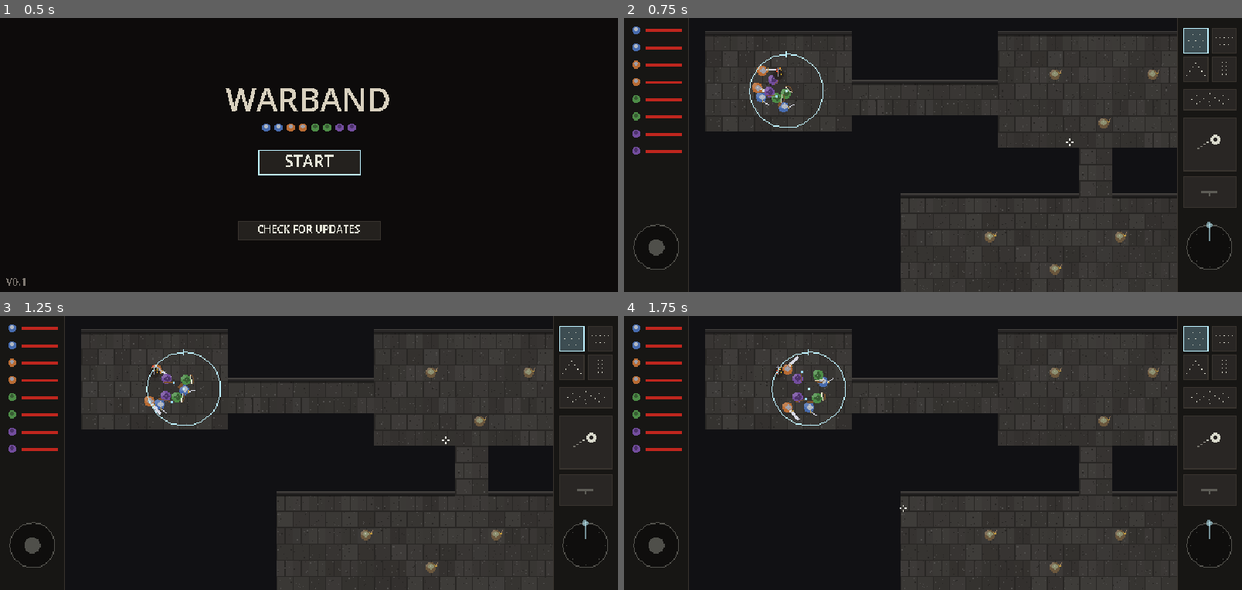
Above: before the commit, frames 1-4 (two rows, left to right).
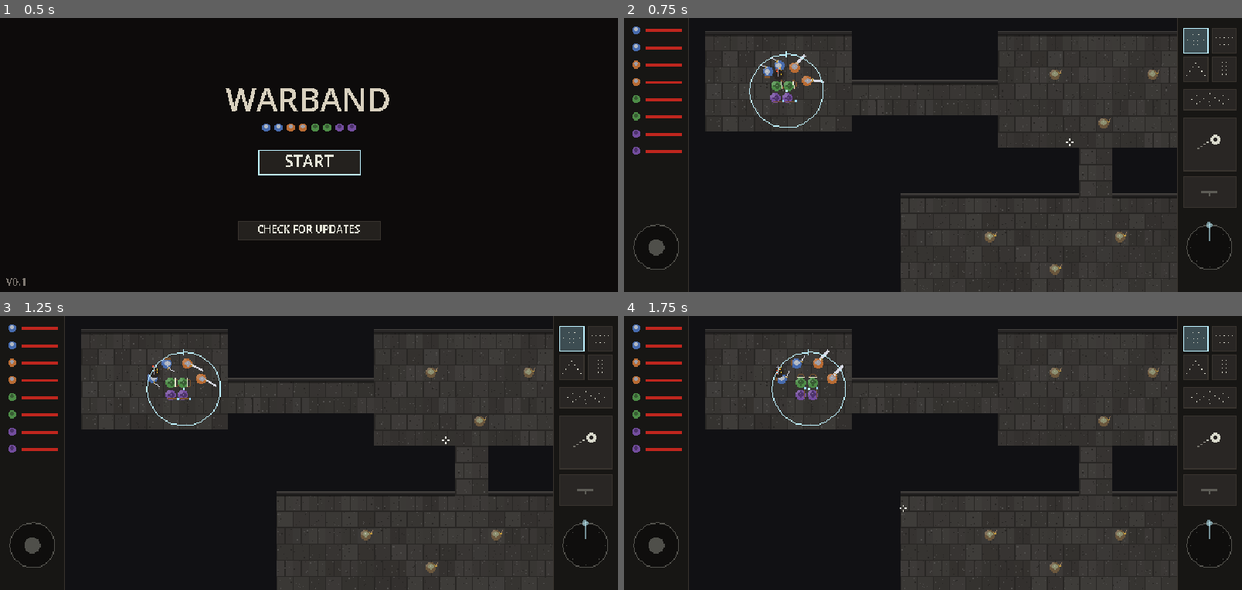
Above: after the commit, the same moments.

Repository: Martin-Hourigan/Warband
Game: Godot game, scene res://scenes/main.tscn
Two runs of this game, one before a commit and one after it. Both use one fixed random seed, a clock stepped at 60 frames per second and the inputs below.
Inputs (mouse positions are in pixels of both pictures, inside the frame that each line leads up to):
- Up to frame 1 (0.5 s): no input
- Up to frame 2 (0.75 s): tap Enter (ui_accept) at 0.5 s; move the mouse to (1068, 141) at 0.52 s; press the mouse at (1068, 141) at 0.53 s; hold D (right) from 0.53 s (still down)
- Up to frame 3 (1.25 s): keep holding D (right); tap Enter (ui_accept) at 0.77 s
- Up to frame 4 (1.75 s): release D (right) at 1.25 s; release the mouse at (1068, 439) at 1.25 s; drag from (809, 466) to (902, 507) at 1.27 s

Frame 1 is identical in both runs. In frame 2, 0.8% of the frame differs, in the area x 20-94%, y 5-35%; in frame 3, 0.7%; in frame 4, 0.8%, in the area x 24-94%, y 5-39%.

Commit message:
Base formation: four melee on the front corners of an octagon, ranged in a square in the middle

Diff:
--- a/scripts/data.gd
+++ b/scripts/data.gd
@@ -60,7 +60,7 @@
 
 # The circle you move the party with, and its formations.
 const CIRCLE := {"radius": 36.0, "speed": 42.0, "turn": 2.6}
-const FORMATIONS := ["ring", "line", "wedge", "column"]
+const FORMATIONS := ["base", "line", "wedge", "column"]
 
 # The rest of the party.
 const STEP_OUT := 20.0  # in formation, melee step this far out of place to hit something
--- a/scripts/hud.gd
+++ b/scripts/hud.gd
@@ -235,10 +235,12 @@
 		var c := r.get_center().round()
 		var dot := Color(0.85, 0.85, 0.8)
 		match b:
-			"ring":
-				for k in 6:
-					draw_rect(Rect2((c + Vector2.from_angle(TAU * k / 6.0) * 7.0).round(), Vector2.ONE), dot)
-				draw_rect(Rect2(c, Vector2.ONE), dot)
+			"base":  # an arc of four across the front, a square of four in the middle
+				for k in 4:
+					var a := -PI * 0.5 + (float(k) - 1.5) * TAU / 8.0
+					draw_rect(Rect2((c + Vector2(0, 2) + Vector2.from_angle(a) * 9.0).round(), Vector2.ONE), dot)
+				for v in [Vector2(-2, 0), Vector2(2, 0), Vector2(-2, 4), Vector2(2, 4)]:
+					draw_rect(Rect2(c + v, Vector2.ONE), dot)
 			"line":
 				for k in 5:
 					draw_rect(Rect2(c + Vector2(-8 + k * 4, -3), Vector2.ONE), dot)
--- a/scripts/main.gd
+++ b/scripts/main.gd
@@ -34,7 +34,7 @@
 var leader = null  # the one your soul is in; none: you're the circle
 var circle := Vector2.ZERO
 var circle_rot := -PI * 0.5  # which way the formation faces
-var formation := "ring"
+var formation := "base"
 var released := false
 var focus = null  # the enemy they all go for
 var claims := {}  # enemy -> how many of the party are going for it (this frame)
@@ -283,9 +283,15 @@
 	var R: float = Data.CIRCLE.radius
 	var off := Vector2.ZERO
 	match formation:
-		"ring":
-			var ang := TAU * (float(i) + 0.5) / maxf(1.0, float(n))
-			off = Vector2.from_angle(ang) * (R * 0.75 if not u.ranged() else R * 0.38)
+		"base":  # melee on the front corners of an octagon, ranged in a square in the middle
+			if not u.ranged():
+				# corners at 22.5 and 67.5 degrees either side of the front; more go on round it
+				var k := float(i) - (minf(n, 4.0) - 1.0) * 0.5 if i < 4 else (float(i - 4) * 0.5 + 2.0) * (1.0 if i % 2 == 0 else -1.0)
+				off = Vector2.from_angle(k * TAU / 8.0) * R * 0.75
+			else:
+				var col := float(i % 2) - 0.5
+				var row := float(i / 2) - (ceilf(n / 2.0) - 1.0) * 0.5
+				off = Vector2(-row * 12.0, col * 12.0)
 		"line":  # one row across the front, one behind
 			off = Vector2(8.0 if not u.ranged() else -12.0, (float(i) - (n - 1) * 0.5) * 12.0)
 		"wedge":  # a point forward, opening back
--- a/tests/spot.gd
+++ b/tests/spot.gd
@@ -119,7 +119,7 @@
 	await seconds(1.5)
 	var ahead2: float = (melee.position - main.circle).dot(Vector2.from_angle(-PI * 0.5))
 	check(ahead > 0.0 and ahead2 < 0.0, "Q/E turns it: the front row swings round", "%.1f %.1f" % [ahead, ahead2])
-	main.set_formation("ring")
+	main.set_formation("base")
 
 
 ## The on-screen stick and dial (touch).
@@ -151,7 +151,7 @@
 	hud.touch(3, bs["release"].get_center(), true)
 	hud.touch(3, bs["release"].get_center(), false)
 	check(not main.released, "  again: back in the circle")
-	main.set_formation("ring")
+	main.set_formation("base")
 	var row: Array = hud.roster()[2]
 	hud.touch(5, row[1].get_center(), true)
 	hud.touch(5, row[1].get_center(), false)
@@ -438,7 +438,7 @@
 	await frames(3)
 	check(main.leader == null, "  B: back out")
 	main.scripted = true
-	main.set_formation("ring")
+	main.set_formation("base")
 
 
 ## The giant's attacks, each forced in turn, against bodies placed round it.
Not shown, changed: PLAN.md
